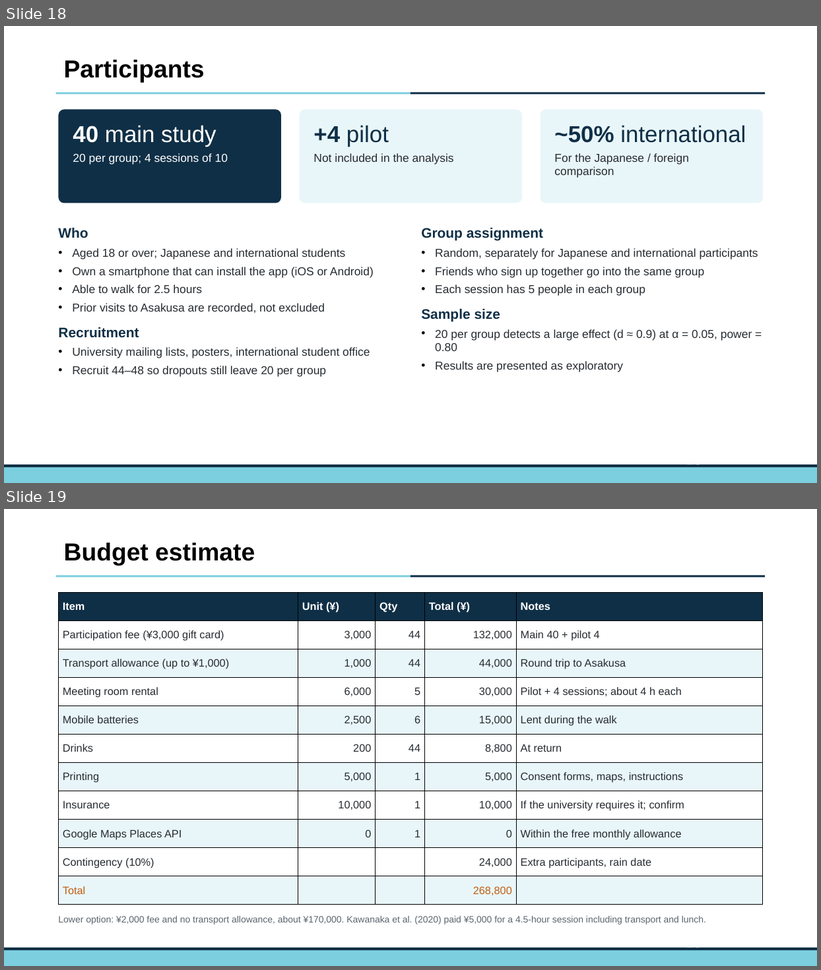
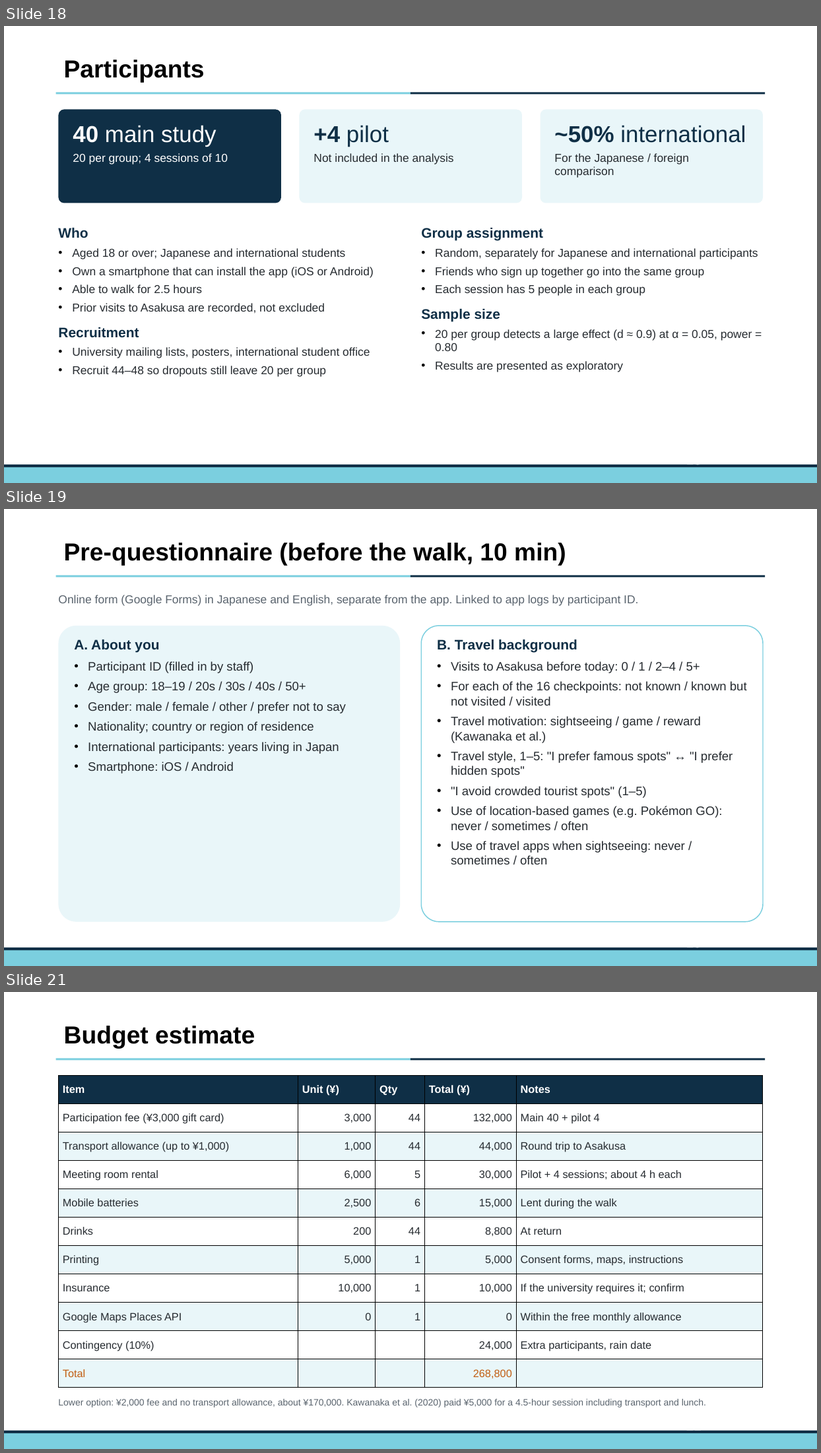
Before and after one commit to JakeChoi03/GitHub, a slide deck: reports/Asakusa_experiment_plan.pptx. Shown one above the other, each under a label of ours: slides 18 and 19 before the commit, slides 18, 19 and 21 after it; the slides between them are not shown. The pictures are 821x970 and 821x1453 pixels, drawn with LibreOffice and Linux fonts; fonts in the diff are those of the drawing; background and template pictures are left out. Boxes give left, top, right and bottom in pixels: in the first picture for what was removed or moved away, otherwise in the second. Text is boxed around its words. In the diff, an @@ line names an element or a change of style, - is before the commit and + after.

```diff
--- a/reports/Asakusa_experiment_plan.pptx
+++ b/reports/Asakusa_experiment_plan.pptx
@@ slide 19 added at (4,509,817,966), background #FFFFFF; not listed: 4 template elements that a slide beside it also shows @@
@@ text added at (64,543,566,566), 32 pt, text #000000, bold @@
+Pre-questionnaire (before the walk, 10 min)
@@ text added at (58,595,638,606), 15 pt, text #5A646E @@
+Online form (Google Forms) in Japanese and English, separate from the app. Linked to app logs by participant ID.
@@ rounded rectangle added at (58,626,400,922), fill #E9F6F9 @@
@@ rounded rectangle added at (422,626,764,922), fill #FFFFFF, outline #7BCFDF 1.25 pt @@
@@ text added at (74,639,346,774), 16 pt, text #262B30 @@
+A. About you
+• Participant ID (filled in by staff)
+• Age group: 18–19 / 20s / 30s / 40s / 50+
+• Gender: male / female / other / prefer not to say
+• Nationality; country or region of residence
+• International participants: years living in Japan
+• Smartphone: iOS / Android
@@ text added at (437,639,747,865), 16 pt, text #262B30 @@
+B. Travel background
+• Visits to Asakusa before today: 0 / 1 / 2–4 / 5+
+• For each of the 16 checkpoints: not known / known but not visited / visited
+• Travel motivation: sightseeing / game / reward (Kawanaka et al.)
+• Travel style, 1–5: "I prefer famous spots" ↔ "I prefer hidden spots"
+• "I avoid crowded tourist spots" (1–5)
+• Use of location-based games (e.g. Pokémon GO): never / sometimes / often
+• Use of travel apps when sightseeing: never / sometimes / often
@@ page number added at (686,948,702,951), 18 pt, text #FFFFFF @@
+19
@@ what was slide 19 is now slide 21 @@
```
Also in this commit, not shown: 6 slides changed, 1 other slide added, 2 other files.
